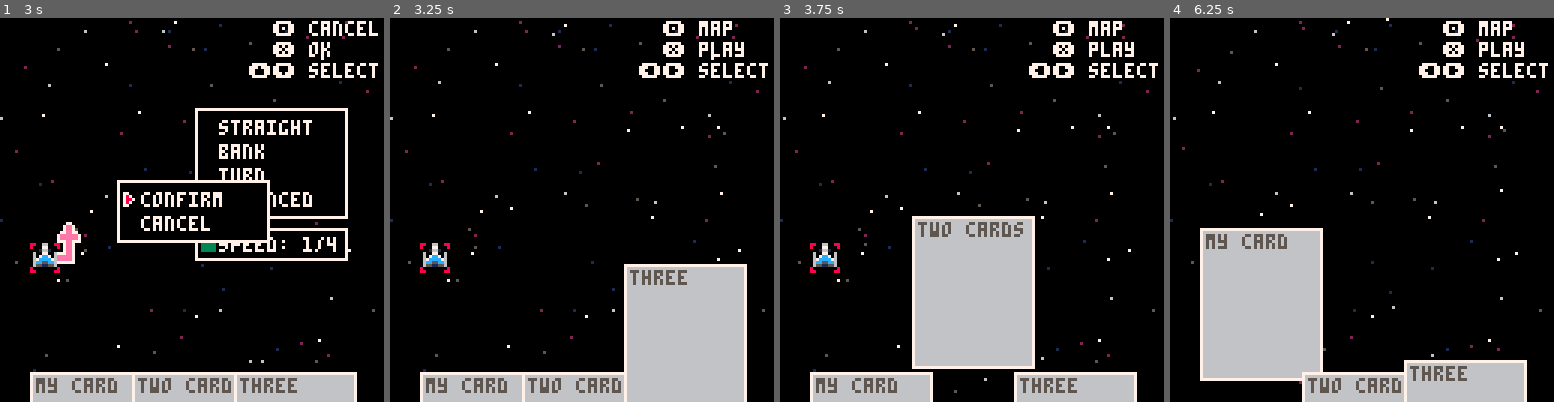
Above: before the commit, frames 1-4 (left to right).
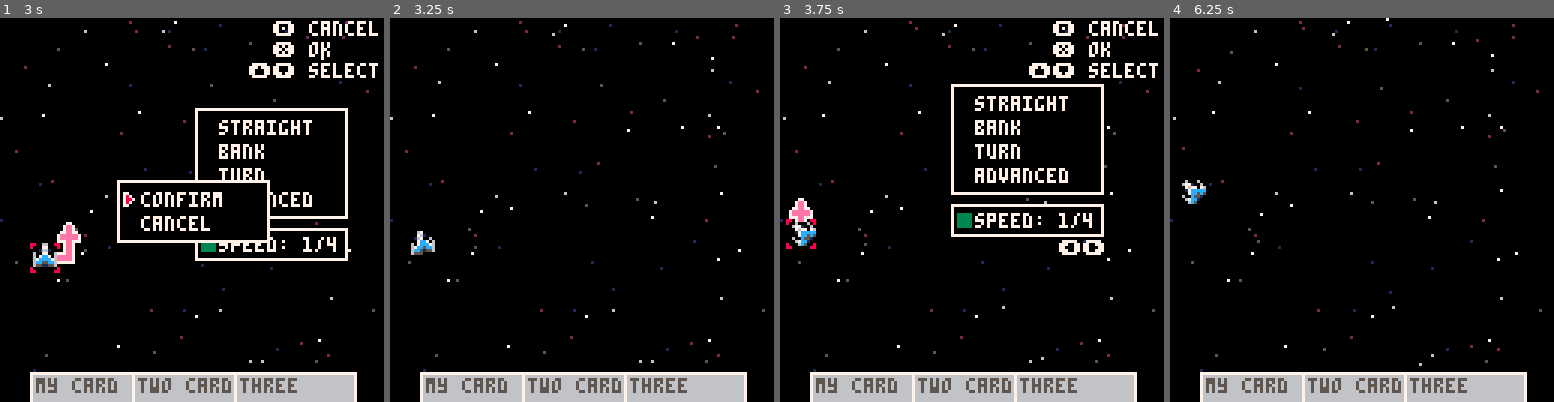
Above: after the commit, the same moments.

Repository: karjona/ondatra
Game: PICO-8 cartridge ondatra.p8
Same seed, same stepped clock (60 frames per second), same inputs: the game is played once before the commit and once after it.
Inputs:
- Up to frame 1 (3 s): tap O (Z key) at 0.33, 0.7, 1.43, 2.22 s; tap X (X key) at 1.07, 2.07, 2.4, 2.73 s; hold Left 1.97-2.37 s; hold Down 2.42-2.82 s; hold Right from 2.87 s (still down)
- Up to frame 2 (3.25 s): keep holding Right; tap X (X key) at 3.07 s; tap O (Z key) at 3.1 s
- Up to frame 3 (3.75 s): tap X (X key) at 3.4, 3.73 s; release Right at 3.53 s; hold Up from 3.58 s (still down)
- Up to frame 4 (6.25 s): tap O (Z key) at 3.98, 4.87, 5.75 s; tap X (X key) every 0.33 s from 4.07 to 6.07 s; release Up at 4.08 s; hold Right 4.13-4.53 s; hold Down 4.58-5.08 s; hold Left 5.13-5.8 s; hold Up 5.85-6.18 s; hold Left from 6.23 s (still down)

Frame 1 is identical in both runs. In frame 2, 11% of the frame differs, in the area x 5-99%, y 0-98%; in frame 3, 19%, in the area x 1-99%, y 0-100%; in frame 4, 17%.

Commit message:
Add ship movement functionality

Diff:
--- a/src/entities/ship.lua
+++ b/src/entities/ship.lua
@@ -15,6 +15,12 @@
     x = 15,
     y = 80,
     angle = 0,
+    move_x = nil,
+    move_y = nil,
+    move_angle = nil,
+    dx = 0,
+    dy = 0,
+    dangle = 0,
     health = 100,
     max_health = 100,
     shield = 0,
--- a/src/main.lua
+++ b/src/main.lua
@@ -32,6 +32,8 @@
   confirming_move = false
   selected_move_confirm_option = 1
   move_speed = 1
+  moving_ships = false
+  move_target_arrow_pos = { x = nil, y = nil, angle = nil }
 
   entities = {}
 
--- a/src/scenes/battle.lua
+++ b/src/scenes/battle.lua
@@ -10,157 +10,154 @@
       return
     end
   else
-    -- no radio messages in queue
-    if viewing_cards == false then
-      -- map view
-      if btnp(🅾️) and selecting_move == false then
-        sfx(0)
-        viewing_cards = true
-        return
-      end
-      if btnp(❎) and selecting_move == false then
-        for entity in all(entities) do
-          if entity.selected then
-            if entity.type == "ship" then
-              sfx(0)
-              selecting_move = entity
-              selecting_move_menu_active = true
-              return
+    if not moving_ships then
+      -- no radio messages in queue
+      if viewing_cards == false then
+        -- map view
+        if btnp(🅾️) and selecting_move == false then
+          sfx(0)
+          viewing_cards = true
+          return
+        end
+        if btnp(❎) and selecting_move == false then
+          for entity in all(entities) do
+            if entity.selected then
+              if entity.type == "ship" then
+                sfx(0)
+                selecting_move = entity
+                selecting_move_menu_active = true
+                return
+              end
             end
           end
         end
-      end
-      -- select move menu
-      if btnp(🅾️) and selecting_move_menu_active then
-        sfx(0)
-        selecting_move = false
-        selecting_move_menu_active = false
-        selected_move_option = 1
-        move_speed = 1
-        return
-      end
-      if btnp(⬇️) and selecting_move_menu_active then
-        sfx(0)
-        if selected_move_option < 4 then
-          selected_move_option += 1
-          return
-        else
-          selected_move_option = 1
-          return
-        end
-      end
-      if btnp(⬆️) and selecting_move_menu_active then
-        sfx(0)
-        if selected_move_option > 1 then
-          selected_move_option -= 1
-          return
-        else
-          selected_move_option = 4
-          return
-        end
-      end
-      if btnp(➡️) and selecting_move_menu_active then
-        sfx(0)
-        if move_speed >= selecting_move.max_speed then
-          move_speed = 1
-          return
-        else
-          move_speed += 1
-          return
-        end
-      end
-      if btnp(⬅️) and selecting_move_menu_active then
-        sfx(0)
-        if move_speed <= 1 then
-          move_speed = selecting_move.max_speed
-          return
-        else
-          move_speed -= 1
-          return
-        end
-      end
-      if btnp(❎) and selecting_move_menu_active then
-        -- show confirm move
-        sfx(0)
-        confirming_move = true
-        selecting_move_menu_active = false
-        return
-      end
-
-      -- confirm move dialog
-      if btnp(❎) and confirming_move then
-        sfx(0)
-        if selected_move_confirm_option == 1 then
-          -- select ok in confirm mode menu
-          confirming_move = false
+        -- select move menu
+        if btnp(🅾️) and selecting_move_menu_active then
+          sfx(0)
+          selecting_move = false
           selecting_move_menu_active = false
-          selecting_move = false
-          selected_move_confirm_option = 1
           selected_move_option = 1
           move_speed = 1
           return
-        else
-          -- selected cancel in confirm move menu
+        end
+        if btnp(⬇️) and selecting_move_menu_active then
+          sfx(0)
+          if selected_move_option < 4 then
+            selected_move_option += 1
+            return
+          else
+            selected_move_option = 1
+            return
+          end
+        end
+        if btnp(⬆️) and selecting_move_menu_active then
+          sfx(0)
+          if selected_move_option > 1 then
+            selected_move_option -= 1
+            return
+          else
+            selected_move_option = 4
+            return
+          end
+        end
+        if btnp(➡️) and selecting_move_menu_active then
+          sfx(0)
+          if move_speed >= selecting_move.max_speed then
+            move_speed = 1
+            return
+          else
+            move_speed += 1
+            return
+          end
+        end
+        if btnp(⬅️) and selecting_move_menu_active then
+          sfx(0)
+          if move_speed <= 1 then
+            move_speed = selecting_move.max_speed
+            return
+          else
+            move_speed -= 1
+            return
+          end
+        end
+        if btnp(❎) and selecting_move_menu_active then
+          -- show confirm move
+          sfx(0)
+          confirming_move = true
+          selecting_move_menu_active = false
+          return
+        end
+
+        -- confirm move dialog
+        if btnp(❎) and confirming_move then
+          sfx(0)
+          if selected_move_confirm_option == 1 then
+            -- select ok in confirm mode menu
+            move_ship(selecting_move)
+            return
+          else
+            -- selected cancel in confirm move menu
+            confirming_move = false
+            selecting_move_menu_active = true
+            selected_move_confirm_option = 1
+          end
+        end
+        if btnp(🅾️) and confirming_move then
+          sfx(0)
+          selecting_move_menu_active = true
           confirming_move = false
-          selecting_move_menu_active = true
           selected_move_confirm_option = 1
-        end
-      end
-      if btnp(🅾️) and confirming_move then
-        sfx(0)
-        selecting_move_menu_active = true
-        confirming_move = false
-        selected_move_confirm_option = 1
-        return
-      end
-
-      if btnp(⬇️) and confirming_move then
-        sfx(0)
-        if selected_move_confirm_option < 2 then
-          selected_move_confirm_option += 1
-          return
-        else
-          selected_move_confirm_option = 1
-          return
-        end
-      end
-      if btnp(⬆️) and confirming_move then
-        sfx(0)
-        if selected_move_confirm_option > 1 then
-          selected_move_confirm_option -= 1
-          return
-        else
-          selected_move_confirm_option = 2
-          return
-        end
-      end
-    else
-      -- card screen
-      if btnp(🅾️) then
-        sfx(0)
-        viewing_cards = false
-        return
-      end
-
-      if btnp(⬅️) then
-        sfx(0)
-        if selected_card > 1 then
-          selected_card = selected_card - 1
-          return
-        else
-          selected_card = #cards
-          return
-        end
-      end
-
-      if btnp(➡️) then
-        sfx(0)
-        if selected_card < #cards then
-          selected_card = selected_card + 1
-          return
-        else
-          selected_card = 1
-          return
+          return
+        end
+
+        if btnp(⬇️) and confirming_move then
+          sfx(0)
+          if selected_move_confirm_option < 2 then
+            selected_move_confirm_option += 1
+            return
+          else
+            selected_move_confirm_option = 1
+            return
+          end
+        end
+        if btnp(⬆️) and confirming_move then
+          sfx(0)
+          if selected_move_confirm_option > 1 then
+            selected_move_confirm_option -= 1
+            return
+          else
+            selected_move_confirm_option = 2
+            return
+          end
+        end
+      else
+        -- card screen
+        if btnp(🅾️) then
+          sfx(0)
+          viewing_cards = false
+          return
+        end
+
+        if btnp(⬅️) then
+          sfx(0)
+          if selected_card > 1 then
+            selected_card = selected_card - 1
+            return
+          else
+            selected_card = #cards
+            return
+          end
+        end
+
+        if btnp(➡️) then
+          sfx(0)
+          if selected_card < #cards then
+            selected_card = selected_card + 1
+            return
+          else
+            selected_card = 1
+            return
+          end
         end
       end
     end
@@ -168,14 +165,39 @@
 end
 
 function drw_battle()
+  local ship_moved = false
   draw_bg(level)
 
-  -- draw ships
+  -- draw and animate ships
   for entity in all(entities) do
     if entity.type == "ship" then
       draw_ship(entity)
-      if entity.selected then
+      if entity.selected and not moving_ships then
         draw_selsquare(entity)
+      end
+      if moving_ships and entity.dx != 0 then
+        ship_moved = true
+        entity.x += entity.dx
+        if entity.x == entity.move_x then
+          entity.dx = 0
+          entity.move_x = nil
+        end
+      end
+      if moving_ships and entity.dy != 0 then
+        ship_moved = true
+        entity.y += entity.dy
+        if entity.y == entity.move_y then
+          entity.dy = 0
+          entity.move_y = nil
+        end
+      end
+      if moving_ships and entity.dangle != 0 then
+        ship_moved = true
+        entity.angle += entity.dangle
+        if entity.angle == entity.move_angle then
+          entity.dangle = 0
+          entity.move_angle = nil
+        end
       end
     end
   end
@@ -232,17 +254,21 @@
 
   -- ui
   if #radio == 0 then
-    if viewing_cards == false and not selecting_move then
-      print("🅾️ cards", 91, 1, 7)
-      print("❎ move", 91, 8, 7)
-    elseif selecting_move then
-      print("🅾️ cancel", 91, 1, 7)
-      print("❎ ok", 91, 8, 7)
-      print("⬆️⬇️ select", 83, 15, 7)
-    else
-      print("🅾️ map", 91, 1, 7)
-      print("❎ play", 91, 8, 7)
-      print("⬅️➡️ select", 83, 15, 7)
-    end
-  end
+    if not moving_ships then
+      if viewing_cards == false and not selecting_move then
+        print("🅾️ cards", 91, 1, 7)
+        print("❎ move", 91, 8, 7)
+      elseif selecting_move then
+        print("🅾️ cancel", 91, 1, 7)
+        print("❎ ok", 91, 8, 7)
+        print("⬆️⬇️ select", 83, 15, 7)
+      else
+        print("🅾️ map", 91, 1, 7)
+        print("❎ play", 91, 8, 7)
+        print("⬅️➡️ select", 83, 15, 7)
+      end
+    end
+  end
+
+  if not ship_moved then moving_ships = false end
 end
--- a/src/utilities/moves.lua
+++ b/src/utilities/moves.lua
@@ -67,6 +67,15 @@
       spr(83, ship.x + 4 + turn_offset, ship.y - speed * 8 + 4, 1, 1, flip_second, true)
       spr(82, ship.x + 4 + turn_offset, ship.y - speed * 8 - 4)
     end
+
+    move_target_arrow_pos = { y = ship.y - speed * 8 }
+    if orientation == "right" then
+      move_target_arrow_pos.x = ship.x + 8
+      move_target_arrow_pos.angle = ship.angle + 45
+    else
+      move_target_arrow_pos.x = ship.x - 8
+      move_target_arrow_pos.angle = ship.angle - 45
+    end
   end
 
   if type == "turn" then
@@ -86,6 +95,14 @@
       spr(83, ship.x - 4, ship.y - 4 - speed * 8, 1, 1, true)
     end
     rspr(ship.x + turn_offset, ship.y - speed * 8, angle, 2.5, .5, 1.4, false, 1)
+    move_target_arrow_pos = { y = ship.y - speed * 8 }
+    if orientation == "right" then
+      move_target_arrow_pos.x = ship.x + 8
+      move_target_arrow_pos.angle = ship.angle + 90
+    else
+      move_target_arrow_pos.x = ship.x - 8
+      move_target_arrow_pos.angle = ship.angle - 90
+    end
   end
 
   if type == "straight" then
@@ -93,6 +110,7 @@
       spr(81, ship.x - 4, ship.y - 4 - i * 8)
     end
     spr(82, ship.x - 4, ship.y - 4 - speed * 8)
+    move_target_arrow_pos = { x = ship.x, y = ship.y - speed * 8, angle = ship.angle }
   end
 end
 
@@ -115,3 +133,56 @@
     spr(84, x + 2, y + selected_move_confirm_option * 8 - 8 + 4, 1, 1)
   end
 end
+
+function move_ship()
+  local ship = selecting_move
+  local spd = move_speed
+  local type = move_table[selected_move_option]
+
+  if type == "straight" then
+    ship.move_x = move_target_arrow_pos.x
+    ship.move_y = move_target_arrow_pos.y
+    ship.move_angle = move_target_arrow_pos.angle
+  end
+
+  if type == "bank" then
+    ship.move_x = move_target_arrow_pos.x
+    ship.move_y = move_target_arrow_pos.y
+    ship.move_angle = move_target_arrow_pos.angle
+  end
+
+  if type == "turn" then
+    ship.move_x = move_target_arrow_pos.x
+    ship.move_y = move_target_arrow_pos.y
+    ship.move_angle = move_target_arrow_pos.angle
+  end
+
+  -- set ship dx, dy, and dangle
+  if ship.move_x > ship.x then
+    ship.dx = .5
+  elseif ship.move_x < ship.x then
+    ship.dx = -.5
+  end
+  if ship.move_y > ship.y then
+    ship.dy = .5
+  elseif ship.move_y < ship.y then
+    ship.dy = -.5
+  end
+  if ship.move_angle > ship.angle then
+    ship.dangle = 1.5
+  elseif ship.move_angle < ship.angle then
+    ship.dangle = -1.5
+  end
+
+  -- reset variables
+  confirming_move = false
+  selecting_move_menu_active = false
+  selecting_move = false
+  selected_move_confirm_option = 1
+  selected_move_option = 1
+  move_speed = 1
+  move_target_arrow_pos = { x = nil, y = nil, angle = nil }
+
+  -- set battle state
+  moving_ships = true
+end
